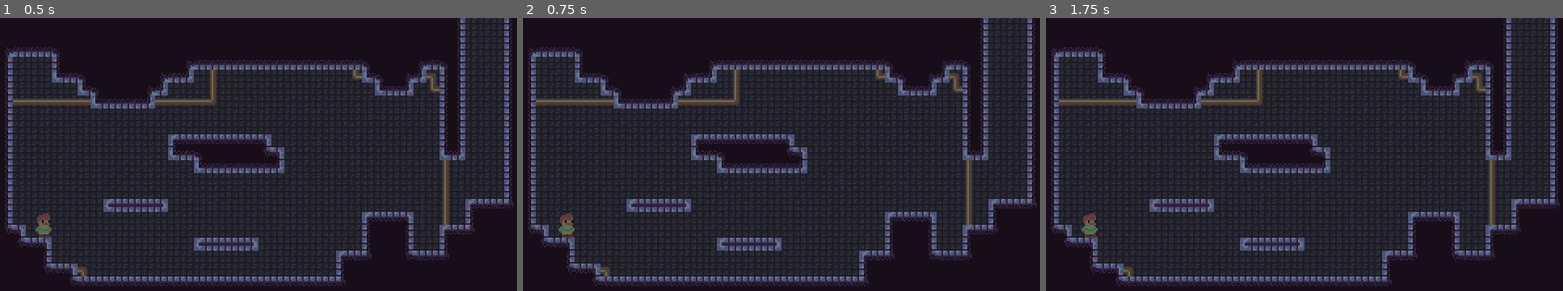
Above: before the commit, frames 1-3 (left to right).
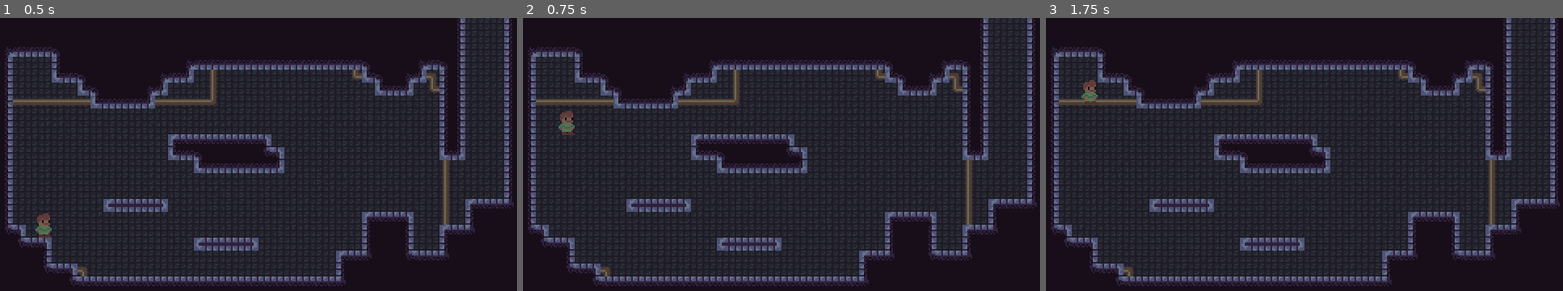
Above: after the commit, the same moments.

Repository: BrokenCogGames/MustacheMax
Game: Godot game, scene res://scenes/BaseLevel.tscn
Two runs of this game, one before a commit and one after it. Both use one fixed random seed, a clock stepped at 60 frames per second and the inputs below. This scene is started directly instead of the project's main scene.
Inputs:
- Up to frame 1 (0.5 s): no input
- Up to frame 2 (0.75 s): tap Enter at 0.5 s; hold Up (ui_up) from 0.53 s (still down); tap Space (jump, bound only after the commit) at 0.6 s
- Up to frame 3 (1.75 s): keep holding Up (ui_up); tap Space (jump, bound only after the commit) at 0.77, 1.07, 1.35, 1.52 s

Frame 1 is identical in both runs. In frame 2, 0.4% of the frame differs, in the area x 6-10%, y 34-81%; in frame 3, 0.4%.

Commit message:
started adding player movement logic

Diff:
--- a/project.godot
+++ b/project.godot
@@ -27,6 +27,14 @@
 window/stretch/mode="2d"
 window/stretch/aspect="keep"
 
+[input]
+
+jump={
+"deadzone": 0.5,
+"events": [ Object(InputEventKey,"resource_local_to_scene":false,"resource_name":"","device":0,"alt":false,"shift":false,"control":false,"meta":false,"command":false,"pressed":false,"scancode":32,"unicode":0,"echo":false,"script":null)
+ ]
+}
+
 [rendering]
 
 quality/driver/driver_name="GLES2"
--- a/scenes/Player.tscn
+++ b/scenes/Player.tscn
@@ -1,15 +1,21 @@
-[gd_scene load_steps=3 format=2]
+[gd_scene load_steps=4 format=2]
 
 [ext_resource path="res://assets/sprites/player.png" type="Texture" id=1]
+[ext_resource path="res://scripts/Player.gd" type="Script" id=2]
 
 [sub_resource type="RectangleShape2D" id=1]
 extents = Vector2( 4.87117, 7.58855 )
 
 [node name="Player" type="KinematicBody2D"]
+script = ExtResource( 2 )
 
-[node name="Sprite" type="Sprite" parent="."]
+[node name="Rotatable" type="Node2D" parent="."]
+
+[node name="Sprite" type="Sprite" parent="Rotatable"]
 texture = ExtResource( 1 )
 hframes = 7
+
+[node name="RayCast2D" type="RayCast2D" parent="Rotatable"]
 
 [node name="CollisionShape2D" type="CollisionShape2D" parent="."]
 position = Vector2( 0.146183, 0.389826 )
--- /dev/null
+++ b/scripts/Player.gd
@@ -0,0 +1,151 @@
+extends KinematicBody2D
+
+const ACCELERATION = 3000
+const MAX_SPEED = 18000
+const LIMIT_SPEED_Y = 1200
+const JUMP_HEIGHT = 36000
+const MIN_JUMP_HEIGHT = 12000
+const MAX_COYOTE_TIME = 6
+const JUMP_BUFFER_TIME = 10
+const WALL_JUMP_AMOUNT = 18000
+const WALL_JUMP_TIME = 10
+const WALL_SLIDE_FACTOR = 0.8
+const WALL_HORIZONTAL_TIME = 30
+const GRAVITY = 2100
+const DASH_SPEED = 36000
+
+# Physics vars
+var velocity = Vector2()
+var axis = Vector2()
+
+# Timers
+var coyote_timer = 0
+var jump_buffer_timer = 0
+var wall_jump_timer = 0
+var wall_horizontal_timer = 0
+var dash_time = 0
+
+# Sprite state
+var sprite_color = "red"
+var can_jump = false
+var friction = false
+var wall_sliding = false
+var trail = false
+var is_dashing = false
+var has_dashed = false
+var is_grabbing = false
+
+func _physics_process(delta):
+	# If vertical velocity is less than the max falling speed and you are not
+	# dashing, apply more gravity to the sprite.
+	if velocity.y < LIMIT_SPEED_Y:
+		if !is_dashing:
+			velocity.y += GRAVITY * delta
+
+	# Unless stated otherwise, don't apply friction. Friction allows the player
+	# to move in air... I think
+	friction = false
+
+	# Process user input, dash logic, and wallslide logic
+	get_input_axis()
+	dash(delta)
+	wall_slide(delta)
+
+	# Handle basic vertical movement mechanics
+	if wall_jump_timer > WALL_JUMP_TIME:
+		wall_jump_timer = WALL_JUMP_AMOUNT
+		# If you are not grabbing or dashing, performs horizontal movement
+		if !is_dashing and !is_grabbing:
+			horizontal_movement(delta)
+	else:
+		wall_jump_timer += 1
+
+	# If you can't jump or wall slide then you must be in the air,
+	# check for what animation you should use (JUMP or FALL)
+	if !can_jump:
+		if !wall_sliding:
+			if velocity.y >= 0:
+				print("Play: Fall Animation")
+			elif velocity.y < 0:
+				print("Play: Jump Animation")
+
+	# Jumping mechanics and coyote time
+	if is_on_floor():
+		# If you are on the floor, you can jump again, and it resets COYOTE_TIME.
+		can_jump = true
+		coyote_timer = 0
+	else:
+		# Player is not on the ground, apply coyote time.
+		coyote_timer += 1
+		if coyote_timer > MAX_COYOTE_TIME:
+			can_jump = false
+			coyote_timer = 0
+		friction = true
+
+	jump_buffer(delta)
+
+	if Input.is_action_just_pressed("jump"):
+		if can_jump:
+			jump(delta)
+			friction_on_air()
+		else:
+			if $Rotatable/RayCast2D.is_colliding():
+				wall_jump(delta)
+			friction_on_air()
+			jump_buffer_timer = JUMP_BUFFER_TIME
+
+	set_jump_height(delta)
+	jump_buffer(delta)
+
+	velocity = move_and_slide(velocity, Vector2.UP)
+
+func get_input_axis():
+	pass
+
+func dash(delta):
+	pass
+
+func wall_slide(delta):
+	pass
+
+func horizontal_movement(delta):
+	pass
+
+#
+# The jump buffer is used to allow the player to input a JUMP command within
+# the time right before they ht the ground. This helps remove the feeling of
+# a failed jump when they press the jump button a little bit too soon.
+# Use JUMP_BUFFER_TIME to set the jump_buffer_timer and determine how big that
+# window of time is.
+#
+func jump_buffer(delta):
+	if jump_buffer_timer > 0:
+		if is_on_floor():
+			jump(delta)
+		jump_buffer_timer -= 1
+
+#
+# Apply jump velocity to sprite
+#
+func jump(delta):
+	# Apply a fraction of gravity for this frame
+	velocity.y = -JUMP_HEIGHT * delta
+
+func wall_jump(delta):
+	wall_jump_timer = 0
+	velocity.x = -WALL_JUMP_AMOUNT * $Rotatable.scale.x * delta
+	velocity.y = -JUMP_HEIGHT * delta
+	$Rotatable.scale.x = -$Rotatable.scale.x
+
+
+func friction_on_air():
+	pass
+
+#
+# This function allows the user to cancel a jump already in mid-air. This would
+# be used if a user stopped pressing jump or released the up button for instance
+#
+func set_jump_height(delta):
+	if Input.is_action_just_released("ui_up"):
+		if velocity.y < -MIN_JUMP_HEIGHT * delta:
+			velocity.y = -MIN_JUMP_HEIGHT * delta
